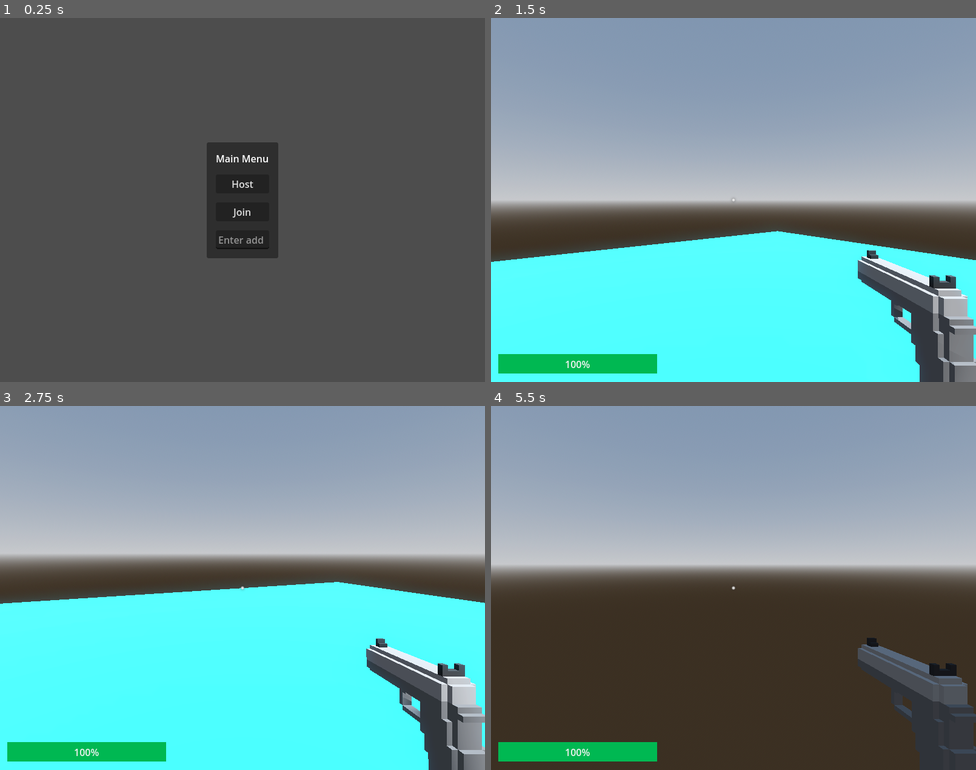
Above: before the commit, frames 1-4 (two rows, left to right).
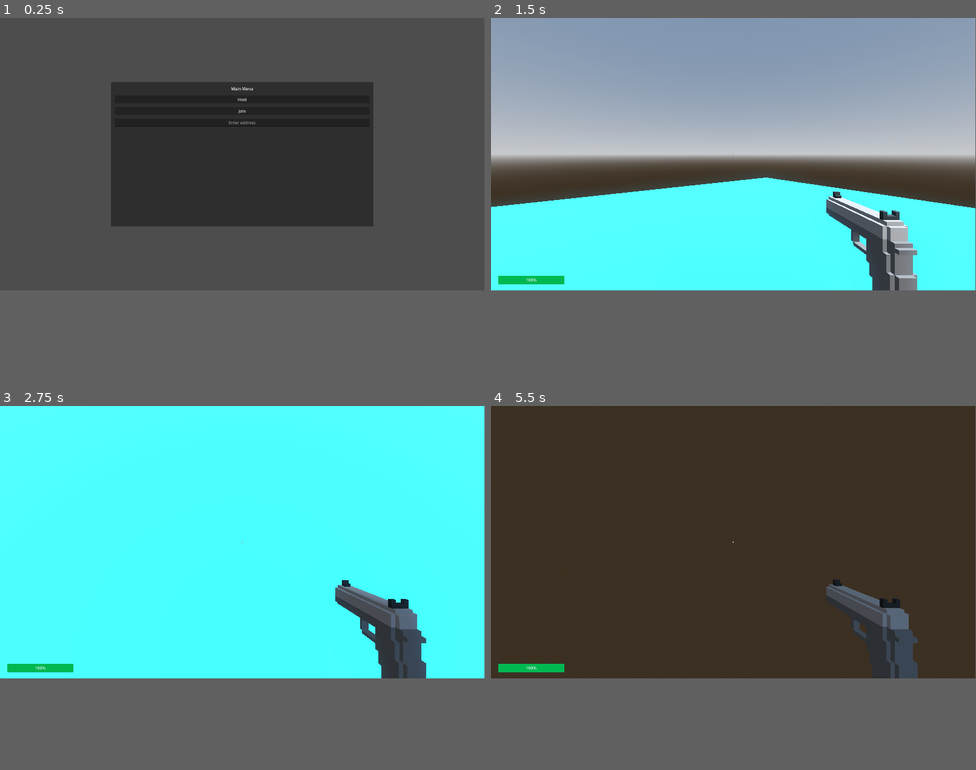
Above: after the commit, the same moments.

Repository: qdanq/Battle-duo
Game: Godot game, scene res://world.tscn
The game is run twice, just before and just after one commit, with the same random seed, the same clock (stepped at 60 frames per second) and the same inputs.
Inputs (mouse positions are in pixels of both pictures, inside the frame that each line leads up to):
- Up to frame 1 (0.25 s): no input
- Up to frame 2 (1.5 s): tap Enter (ui_accept) at 0.5, 0.77 s; move the mouse to (840, 181) at 0.52 s; hold Right (ui_right) 0.53-1.25 s; click (840, 181) at 0.6 s; click "Host" at 1.25 s
- Up to frame 3 (2.75 s): move the mouse to (218, 588) at 2.02 s; hold Up (ui_up) from 2.03 s (still down); click (218, 588) at 2.1 s; tap Enter (ui_accept) at 2.27 s
- Up to frame 4 (5.5 s): keep holding Up (ui_up); move the mouse to (743, 580) at 2.77 s; click (743, 580) at 2.85 s; move the mouse to (728, 595) at 3.52 s; click (728, 595) at 3.6 s; tap Enter (ui_accept) at 3.77, 4.52, 5.27 s; move the mouse to (767, 591) at 4.27 s; click (767, 591) at 4.35 s; move the mouse to (694, 584) at 5.02 s; click (694, 584) at 5.1 s
In our replay, the window is 800x600 before the commit and 799x449 after it. These sizes can differ from the game's own. Grey fills any space a smaller window leaves; there, only what the larger window draws over its background counts as a difference.

The runs differ from the first frame. In frame 1, 19% of the frame differs, in the area x 22-77%, y 17-66%; in frame 2, 37%; in frame 3, 60%, in the area x 0-100%, y 0-100%; in frame 4, 55%.

Commit message:
Change res to FHD.

Diff:
--- a/project.godot
+++ b/project.godot
@@ -21,8 +21,8 @@
 
 [display]
 
-window/size/viewport_width=800
-window/size/viewport_height=600
+window/size/viewport_width=1920
+window/size/viewport_height=1080
 
 [input]
 
